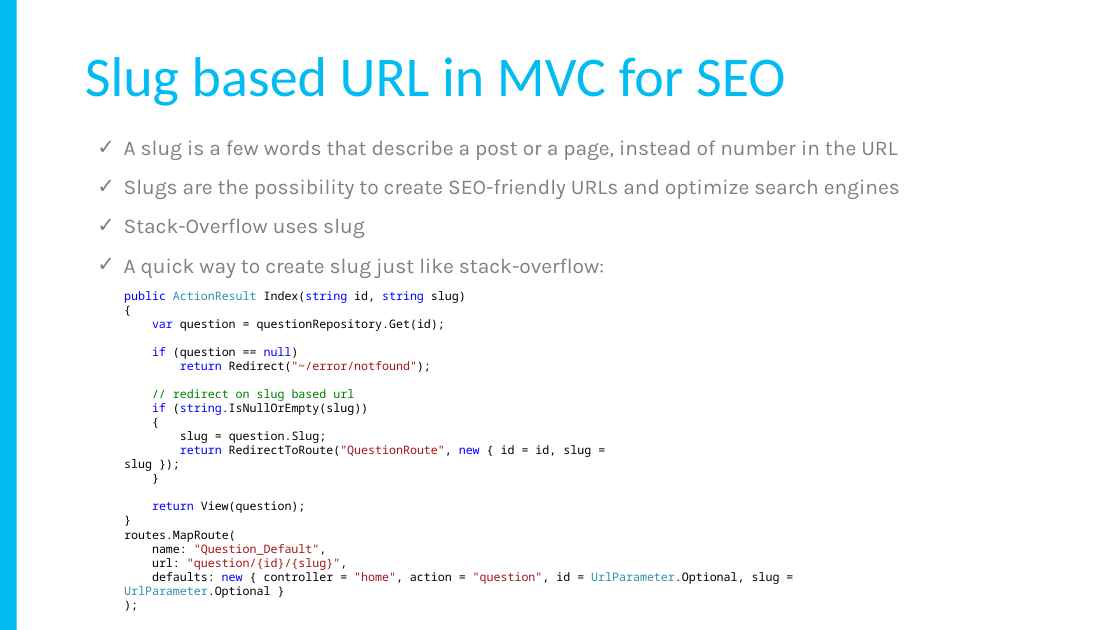
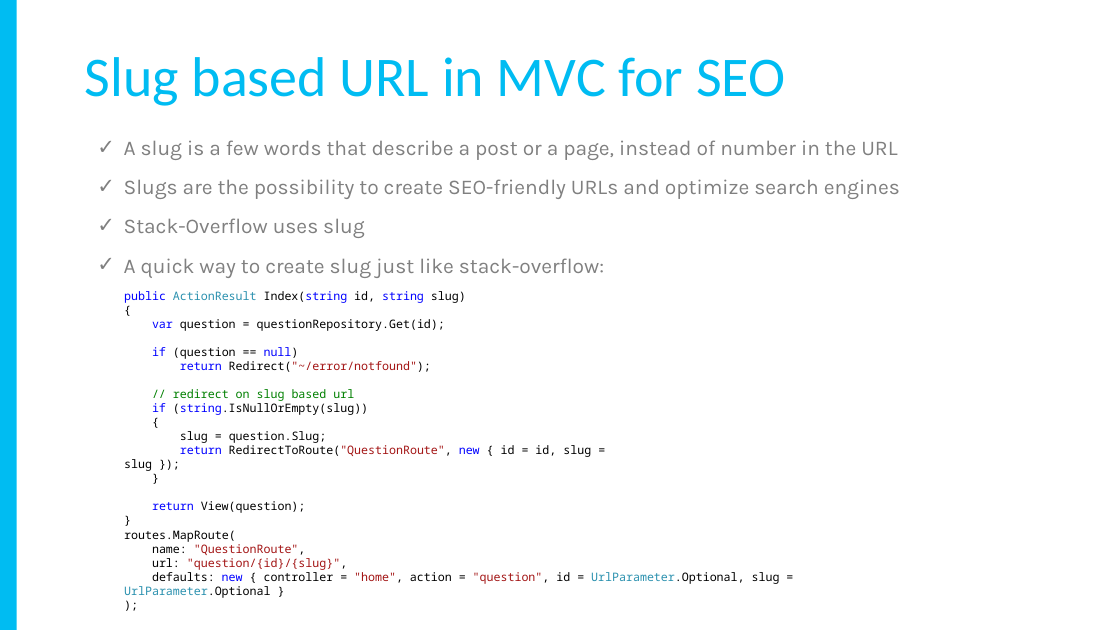
Before and after one commit to yadavavijay/tips-tricks, a slide deck: slide 14 of EmptyProject/Slides.pptx. Drawn at 1120x630 pixels with LibreOffice and Linux fonts; fonts in the diff are those of the drawing. Boxes give left, top, right and bottom in pixels: in the first picture for what was removed or moved away, otherwise in the second. Text is boxed around its words. In the diff, an @@ line names an element or a change of style, - is before the commit and + after.

```diff
--- a/EmptyProject/Slides.pptx
+++ b/EmptyProject/Slides.pptx
@@ text at (152, 544, 306, 555): text changed @@
-name: "Question_Default",
+name: "QuestionRoute",
```
Also in this commit, not shown: 6 other slides changed.
